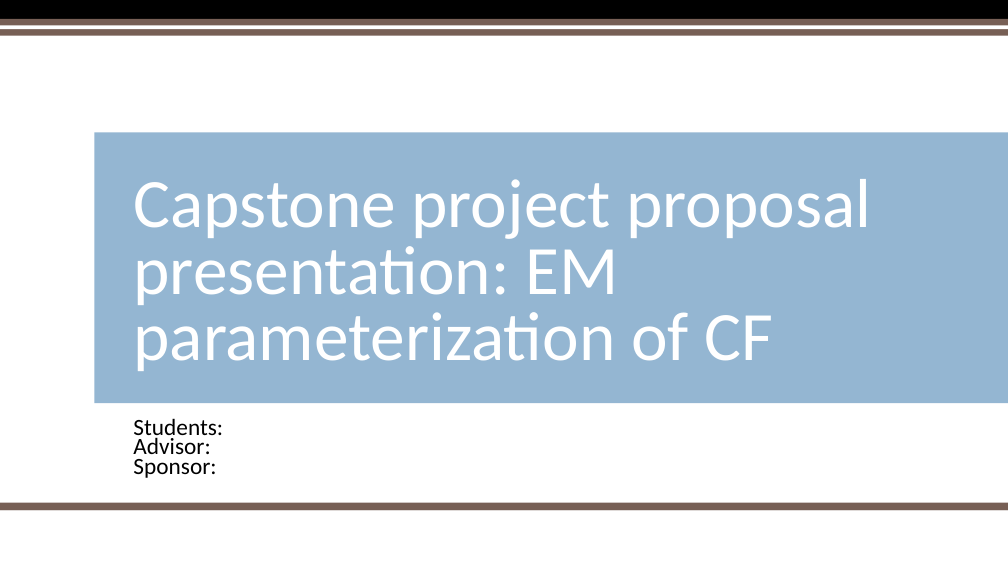
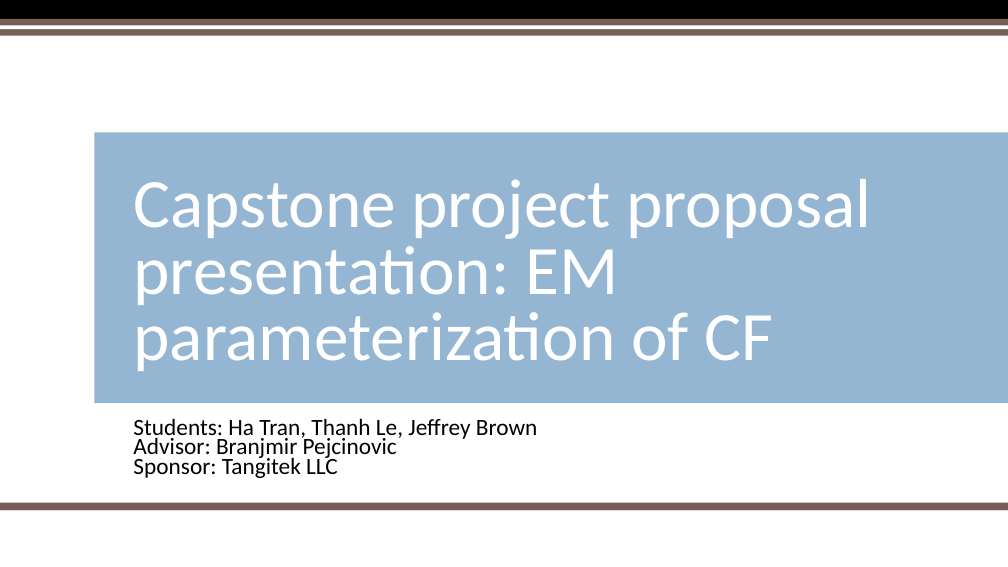
Before and after one commit to trankhiemha/ECE412-413-Capstone-Project-N3, a slide deck: slide 1 of Capstone project proposal presentation.pptx. Drawn at 1008x567 pixels with LibreOffice and Linux fonts; fonts in the diff are those of the drawing; background and template pictures are left out. Boxes give left, top, right and bottom in pixels: in the first picture for what was removed or moved away, otherwise in the second. Text is boxed around its words. In the diff, an @@ line names an element or a change of style, - is before the commit and + after.

```diff
--- a/Capstone project proposal presentation.pptx
+++ b/Capstone project proposal presentation.pptx
@@ subtitle at (133, 418, 537, 478): text changed @@
-Students:
-Advisor:
-Sponsor:
+Students: Ha Tran, Thanh Le, Jeffrey Brown
+Advisor: Branjmir Pejcinovic
+Sponsor: Tangitek LLC
```
Also in this commit, not shown: 6 other slides changed, 3 slides added.
